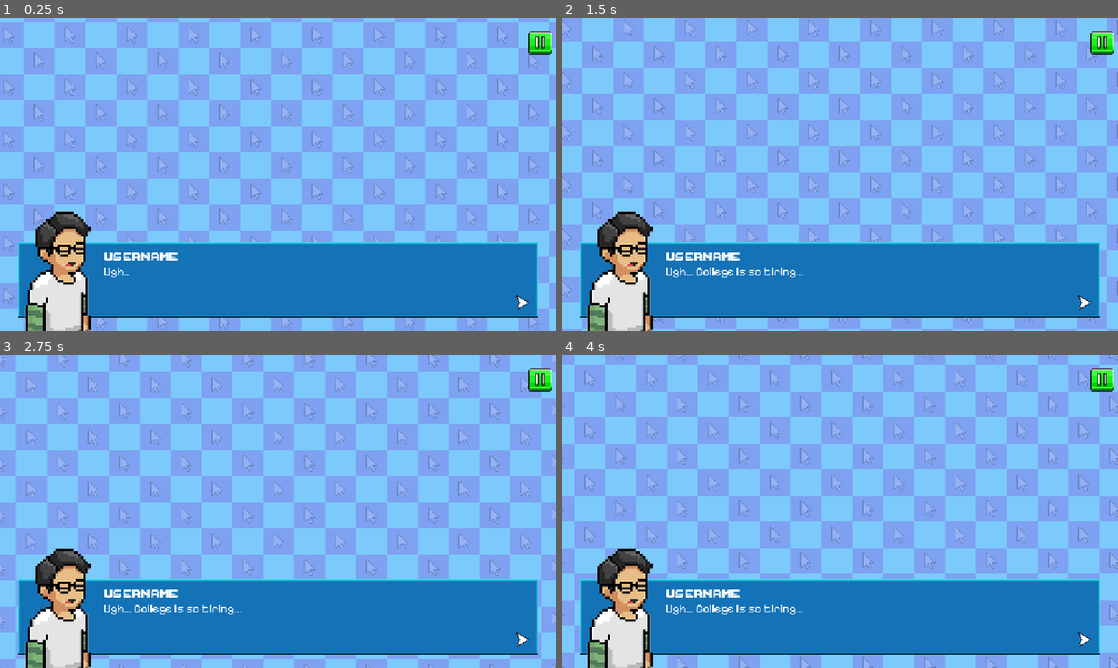
Above: before the commit, frames 1-4 (two rows, left to right).
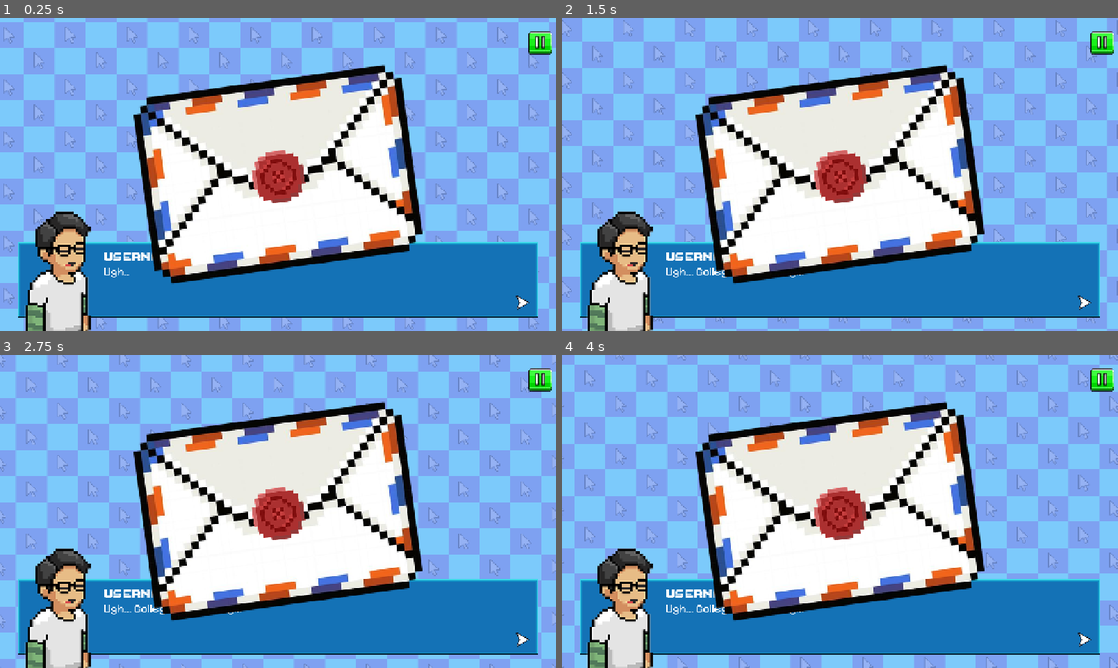
Above: after the commit, the same moments.

Repository: vinnyy-ph/gvd-project-overclocked
Game: Godot game, scene res://NewGameStoryFlow.tscn
Same seed, same stepped clock (60 frames per second), same inputs: the game is played once before the commit and once after it. This scene is started directly instead of the project's main scene. Sound files missing from this copy of the repository are replaced by a short silence.
Inputs (mouse positions are in pixels of both pictures, inside the frame that each line leads up to):
- Up to frame 1 (0.25 s): no input
- Up to frame 2 (1.5 s): click "USERNAME" at 0.5 s; click (840, 177) at 1.27 s
- Up to frame 3 (2.75 s): tap Enter at 2 s; move the mouse to (400, 495) at 2.02 s; hold Right (ui_right) from 2.03 s (still down); click (400, 495) at 2.17 s
- Up to frame 4 (4 s): release Right (ui_right) at 2.75 s; drag from (728, 527) to (812, 574) at 2.77 s; move the mouse to (895, 442) at 3.52 s; hold Right (ui_right) from 3.53 s (still down)

The runs differ from the first frame. In frame 1, 29% of the frame differs, in the area x 24-76%, y 14-86%; in frame 2, 29%; in frame 3, 29%; in frame 4, 29%.

Commit message:
Add story seals and refactor story flow
Add new story seal assets (letterseal.png, seal1/2/3.png) and their Godot import files, and insert a Seal TextureRect with a SealButton into NewGameStoryFlow.tscn. Refactor new_game_story_flow.gd: update story_steps (swap/adjust textures and add a new step), move UI update logic into a new _update_ui() helper, prevent out-of-bounds stepping, and initialize the UI in _ready(). This simplifies step handling and ensures the scene shows the initial state.

Diff:
--- a/NewGameStoryFlow.tscn
+++ b/NewGameStoryFlow.tscn
@@ -9,6 +9,8 @@
 [ext_resource type="Script" uid="uid://dwnkveuq501np" path="res://story_text_animator.gd" id="4_l1gxy"]
 [ext_resource type="Shader" uid="uid://bvlnophccpwe4" path="res://ui/main_menu_v2/MainMenuV2.gdshader" id="8_nhp0g"]
 [ext_resource type="Texture2D" uid="uid://hpkr7d6r1dyh" path="res://assets/images/main_menu/checkered_bg.png" id="9_w3b8m"]
+[ext_resource type="Texture2D" uid="uid://dfhuoqrlq5ruy" path="res://assets/story/letterseal.png" id="10_w3b8m"]
+[ext_resource type="Texture2D" uid="uid://cao7mlxp4bkha" path="res://assets/story/seal1.png" id="11_ggivf"]
 
 [sub_resource type="ShaderMaterial" id="ShaderMaterial_ggivf"]
 shader = ExtResource("8_nhp0g")
@@ -93,3 +95,26 @@
 texture = ExtResource("2_q0hsn")
 expand_mode = 1
 metadata/_edit_lock_ = true
+
+[node name="Seal" type="TextureRect" parent="." unique_id=1247249299]
+layout_mode = 1
+anchors_preset = 8
+anchor_left = 0.5
+anchor_top = 0.5
+anchor_right = 0.5
+anchor_bottom = 0.5
+offset_left = -552.0
+offset_top = -360.0
+offset_right = 552.0
+offset_bottom = 360.0
+grow_horizontal = 2
+grow_vertical = 2
+texture = ExtResource("10_w3b8m")
+
+[node name="SealButton" type="TextureButton" parent="Seal" unique_id=440656378]
+layout_mode = 0
+offset_left = 469.0
+offset_top = 287.0
+offset_right = 634.0
+offset_bottom = 447.0
+texture_normal = ExtResource("11_ggivf")
--- a/new_game_story_flow.gd
+++ b/new_game_story_flow.gd
@@ -17,14 +17,14 @@
 		"username": "USERNAME"
 	},
 	{
-		"text": "Wait... what was that sound?",
-		"texture": "res://assets/story/2.png",
-		"username": "USERNAME"
+		"text": "LBC: Dear Customer! You just received a package!",
+		"texture": "res://assets/story/3.png",
+		"username": "NOTIFICATION:"
 	},
 	{
-		"text": "LBC: Dear Customer! You just received a package!",
-		"texture": "res://assets/story/2.png",
-		"username": "NOTIFICATION:"
+		"text": "Huh? Is this a letter from Grandpa?",
+		"texture": "res://assets/story/4.png",
+		"username": "USERNAME"
 	}
 ]
 
@@ -32,22 +32,27 @@
 
 func _ready() -> void:
 	blue_panel_btn.pressed.connect(_on_next_step)
+	# Set initial state
+	_update_ui()
 
 func _on_next_step() -> void:
-	current_step += 1
-	if current_step < story_steps.size():
-		var step = story_steps[current_step]
-
-		if step.has("texture"):
-			character_rect.texture = load(step.texture)
-
-		if step.has("username"):
-			username_label.text = step.username
-
-		if text_label.has_method("display_text"):
-			text_label.display_text(step.text)
-		else:
-			text_label.text = step.text
+	if current_step < story_steps.size() - 1:
+		current_step += 1
+		_update_ui()
 	else:
 		# Final step or next scene logic
 		print("Story finished")
+
+func _update_ui() -> void:
+	var step = story_steps[current_step]
+
+	if step.has("texture"):
+		character_rect.texture = load(step.texture)
+
+	if step.has("username"):
+		username_label.text = step.username
+
+	if text_label.has_method("display_text"):
+		text_label.display_text(step.text)
+	else:
+		text_label.text = step.text
Binary file added: assets/story/letterseal.png
Not shown, added: assets/story/letterseal.png.import
Binary file added: assets/story/seal1.png
Not shown, added: assets/story/seal1.png.import
Binary file added: assets/story/seal2.png
Not shown, added: assets/story/seal2.png.import
Binary file added: assets/story/seal3.png
Not shown, added: assets/story/seal3.png.import
